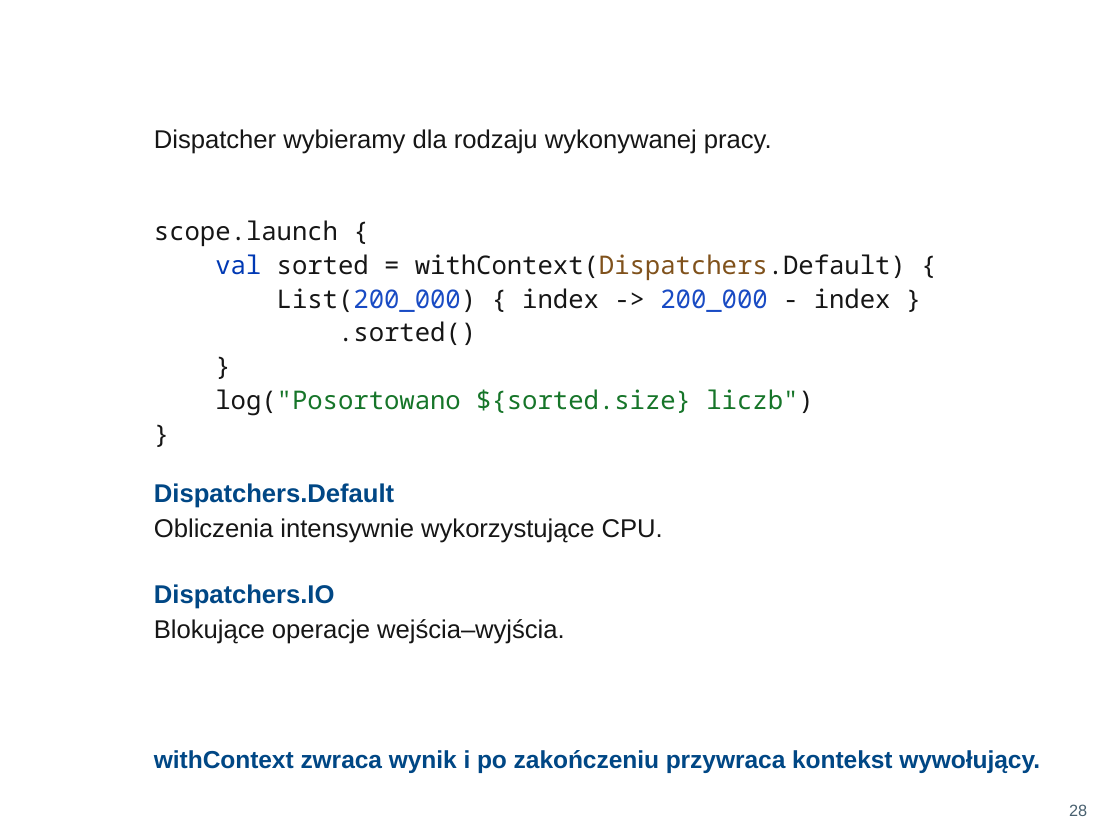
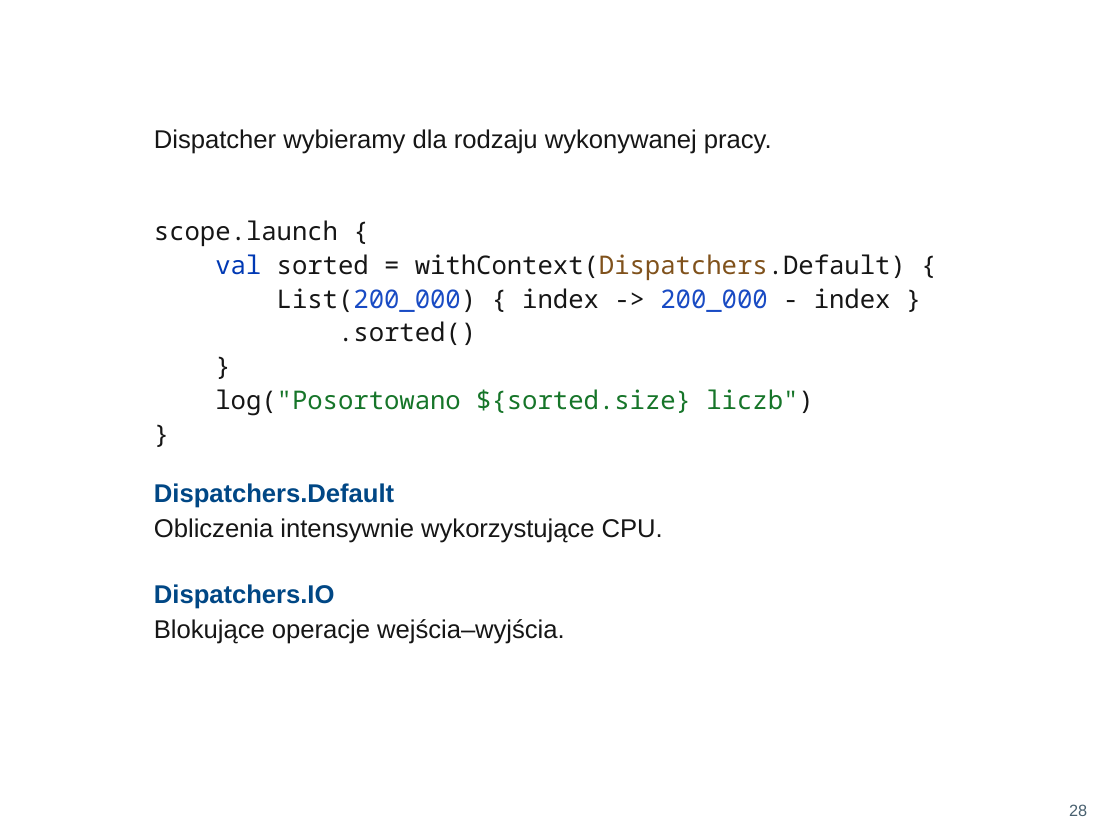
Before and after one commit to RafLew84/ProgUM, a slide deck: slide 32 of PUM2/Aktualne/Wykłady/Wyklad3.pptx. Drawn at 1120x840 pixels with LibreOffice and Linux fonts; fonts in the diff are those of the drawing; background and template pictures are left out. Boxes give left, top, right and bottom in pixels: in the first picture for what was removed or moved away, otherwise in the second. Text is boxed around its words. In the diff, an @@ line names an element or a change of style, - is before the commit and + after.

```diff
--- a/PUM2/Aktualne/Wykłady/Wyklad3.pptx
+++ b/PUM2/Aktualne/Wykłady/Wyklad3.pptx
@@ text removed at bbox=[154, 750, 1040, 773] @@
-withContext zwraca wynik i po zakończeniu przywraca kontekst wywołujący.
```
Also in this commit, not shown: 4 other slides changed, 1 other file.
